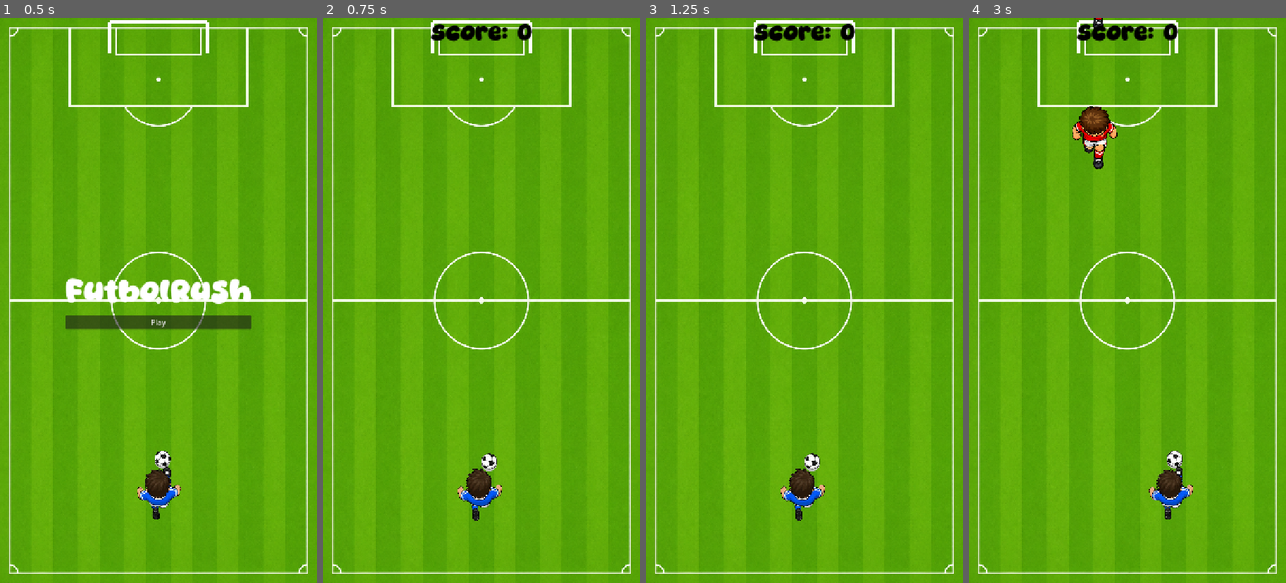
Above: before the commit, frames 1-4 (left to right).
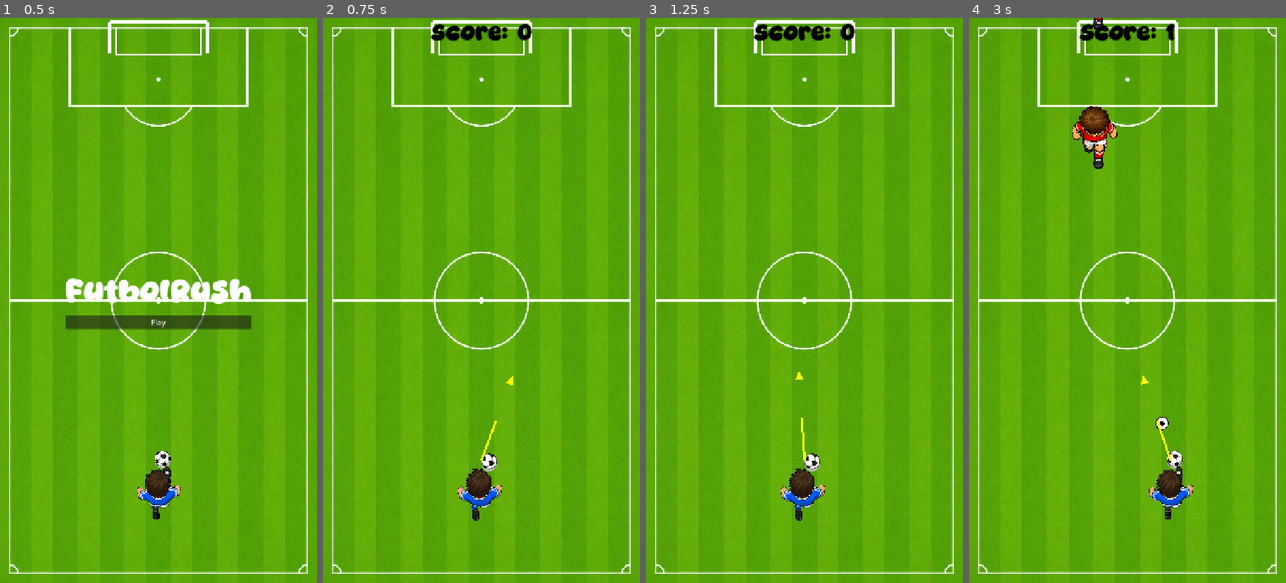
Above: after the commit, the same moments.

Repository: schoibs/futbolrush
Game: Godot game, scene res://scenes/Main.tscn
The game is run twice, just before and just after one commit, with the same random seed, the same clock (stepped at 60 frames per second) and the same inputs.
Inputs:
- Up to frame 1 (0.5 s): no input
- Up to frame 2 (0.75 s): click "Play" at 0.5 s
- Up to frame 3 (1.25 s): no input
- Up to frame 4 (3 s): tap Enter (shoot, bound only after the commit) at 1.25, 1.35, 2.1, 2.85 s; hold D (move_right) 1.28-2.03 s; hold A (move_left) 2.03-2.78 s; hold D (move_right) from 2.78 s (still down)

Frame 1 is identical in both runs. In frame 2, less than 0.1% of the frame differs, in the area x 49-60%, y 63-79%; in frame 3, less than 0.1%; in frame 4, 0.6%, in the area x 34-66%, y 1-79%.

Commit message:
Aim mechanism

Diff:
--- a/project.godot
+++ b/project.godot
@@ -37,14 +37,9 @@
 , Object(InputEventKey,"resource_local_to_scene":false,"resource_name":"","device":-1,"window_id":0,"alt_pressed":false …(186 unchanged characters)…
 ]
 }
-debug_goal={
+shoot={
 "deadzone": 0.2,
-"events": [Object(InputEventKey,"resource_local_to_scene":fa …(140 unchanged characters)… d":false,"keycode":0,"physical_keycode":71,"key_label":0,"unicode":103,"location":0,"echo":false,"script":null)
-]
-}
-debug_launch_ball={
-"deadzone": 0.2,
-"events": [Object(InputEventKey,"resource_local_to_scene":false,"resource_name":"","device":-1,"window_id":0,"alt_pressed":false,"shift_pressed":false,"ctrl_pressed":false,"meta_pressed":false,"pressed":false,"keycode":0,"physical_keycode":66,"key_label":0,"unicode":98,"location":0,"echo":false,"script":null)
+"events": [Object(InputEventKey,"resource_local_to_scene":fa …(140 unchanged characters)… d":false,"keycode":0,"physical_keycode":4194309,"key_label":0,"unicode":0,"location":0,"echo":false,"script":null)
 ]
 }
 
--- a/scenes/Player.tscn
+++ b/scenes/Player.tscn
@@ -36,3 +36,16 @@
 scale = Vector2(0.35, 0.35)
 sprite_frames = SubResource("SpriteFrames_qu4a1")
 animation = &"dribble"
+
+[node name="AimIndicator" type="Node2D" parent="." unique_id=203279983]
+position = Vector2(0, -58)
+
+[node name="AimLine" type="Line2D" parent="AimIndicator" unique_id=1630641442]
+points = PackedVector2Array(0, 0, 0, -95)
+width = 5.0
+default_color = Color(1, 1, 0, 1)
+
+[node name="AimArrowHead" type="Polygon2D" parent="AimIndicator" unique_id=681090914]
+color = Color(1, 1, 0, 1)
+offset = Vector2(0, -95)
+polygon = PackedVector2Array(0, -14, -9, 7, 9, 7)
--- a/scripts/main.gd
+++ b/scripts/main.gd
@@ -26,7 +26,7 @@
 @onready var defender_container: Node2D = $DefenderContainer
 @onready var spawn_timer: Timer = $SpawnTimer
 @onready var score_timer: Timer = $ScoreTimer
-@onready var player: Area2D = $Player
+@onready var player = $Player
 @onready var hud = $HUD
 @onready var ball = $Ball
 
@@ -63,6 +63,9 @@
 
 	if not goal.ball_entered.is_connected(_on_goal_ball_entered):
 		goal.ball_entered.connect(_on_goal_ball_entered)
+
+	if not player.shoot_requested.is_connected(_on_player_shoot_requested):
+		player.shoot_requested.connect(_on_player_shoot_requested)
 
 	enter_start_state()
 
@@ -74,6 +77,8 @@
 	clear_defenders()
 	reset_player()
 	ball.reset_to_ready()
+	player.reset_aim()
+	player.set_aim_active(false)
 	player.set_physics_process(false)
 	hud.show_start(best_score)
 
@@ -83,6 +88,8 @@
 	clear_defenders()
 	reset_player()
 	ball.reset_to_ready()
+	player.reset_aim()
+	player.set_aim_active(true)
 	player.set_physics_process(true)
 	hud.show_playing(score)
 	start_spawn_timer()
@@ -99,6 +106,7 @@
 	spawn_timer.stop()
 	score_timer.stop()
 	player.set_physics_process(false)
+	player.set_aim_active(false)
 	ball.reset_to_ready()
 	hud.play_collision_feedback()
 	clear_defenders()
@@ -232,16 +240,20 @@
 func _on_defender_hit_player() -> void:
 	enter_game_over_state()
 
+func _on_player_shoot_requested(direction: Vector2) -> void:
+	if game_state != GameState.PLAYING:
+		return
+
+	if not ball.has_method("is_ready"):
+		return
+
+	if not ball.is_ready():
+		return
+
+	ball.launch(direction)
+
 func _on_hud_play_pressed() -> void:
 	start_run()
 
 func _on_hud_restart_pressed() -> void:
 	start_run()
-
-func _unhandled_input(event: InputEvent) -> void:
-#	TODO: temp handler for debugging goal event
-	if game_state != GameState.PLAYING:
-		return
-
-	if event.is_action_pressed("debug_launch_ball"):
-		ball.launch(Vector2.UP)
--- a/scripts/player.gd
+++ b/scripts/player.gd
@@ -1,15 +1,27 @@
 extends Area2D
 
 signal died
+signal shoot_requested(direction: Vector2)
 
 @export var max_speed := 520.0
 @export var acceleration := 1800.0
 @export var friction := 2200.0
 @export var half_width := 28.0
 
+@export_group("Aim")
+@export var aim_min_degrees := -35.0
+@export var aim_max_degrees := 35.0
+@export var aim_sweep_speed := 110.0
+@export var aim_length := 95.0
+
 @onready var player_animation: AnimatedSprite2D = $PlayerAnimation
+@onready var aim_indicator: Node2D = $AimIndicator
+@onready var aim_line: Line2D = $AimIndicator/AimLine
+@onready var aim_arrow_head: Polygon2D = $AimIndicator/AimArrowHead
 
 var velocity_x := 0.0
+var current_aim_degrees := 0.0
+var aim_sweep_direction := 1.0
 
 func _ready() -> void:
 	add_to_group("player")
@@ -17,7 +29,15 @@
 	if player_animation.sprite_frames != null and player_animation.sprite_frames.has_animation("dribble"):
 		player_animation.play("dribble")
 
+	reset_aim()
+	set_aim_active(false)
+
 func _physics_process(delta: float) -> void:
+	update_movement(delta)
+	update_aim(delta)
+	handle_shoot_input()
+
+func update_movement(delta: float) -> void:
 	var direction := Input.get_axis("move_left", "move_right")
 
 	if direction != 0.0:
@@ -30,3 +50,44 @@
 
 	var viewport_width := get_viewport_rect().size.x
 	position.x = clampf(position.x, half_width, viewport_width - half_width)
+
+func update_aim(delta: float) -> void:
+	current_aim_degrees += aim_sweep_direction * aim_sweep_speed * delta
+
+	if current_aim_degrees >= aim_max_degrees:
+		current_aim_degrees = aim_max_degrees
+		aim_sweep_direction = -1.0
+	elif current_aim_degrees <= aim_min_degrees:
+		current_aim_degrees = aim_min_degrees
+		aim_sweep_direction = 1.0
+
+	update_aim_visual()
+
+func update_aim_visual() -> void:
+	aim_indicator.rotation_degrees = current_aim_degrees
+	aim_line.points = PackedVector2Array([
+		Vector2.ZERO,
+		Vector2(0.0, -aim_length),
+	])
+	aim_arrow_head.position = Vector2(0.0, -aim_length)
+	aim_arrow_head.polygon = PackedVector2Array([
+		Vector2(0.0, -14.0),
+		Vector2(-9.0, 7.0),
+		Vector2(9.0, 7.0),
+	])
+
+func get_aim_direction() -> Vector2:
+	var radians := deg_to_rad(current_aim_degrees)
+	return Vector2(sin(radians), -cos(radians)).normalized()
+
+func handle_shoot_input() -> void:
+	if Input.is_action_just_pressed("shoot"):
+		shoot_requested.emit(get_aim_direction())
+
+func reset_aim() -> void:
+	current_aim_degrees = 0.0
+	aim_sweep_direction = 1.0
+	update_aim_visual()
+
+func set_aim_active(active: bool) -> void:
+	aim_indicator.visible = active
